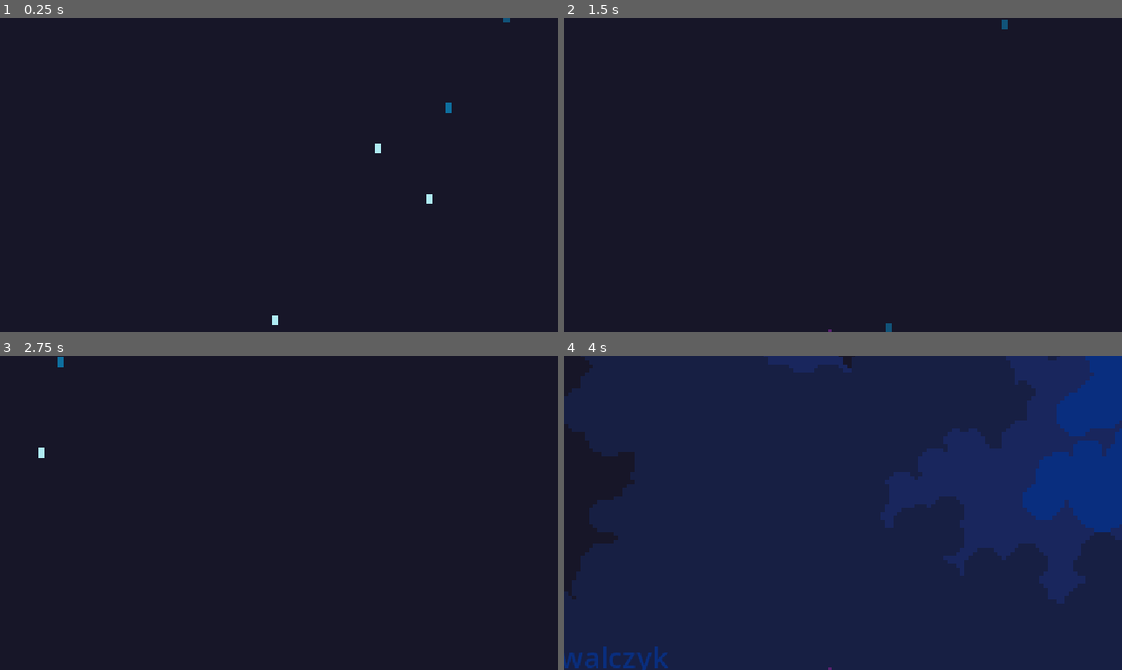
Above: before the commit, frames 1-4 (two rows, left to right).
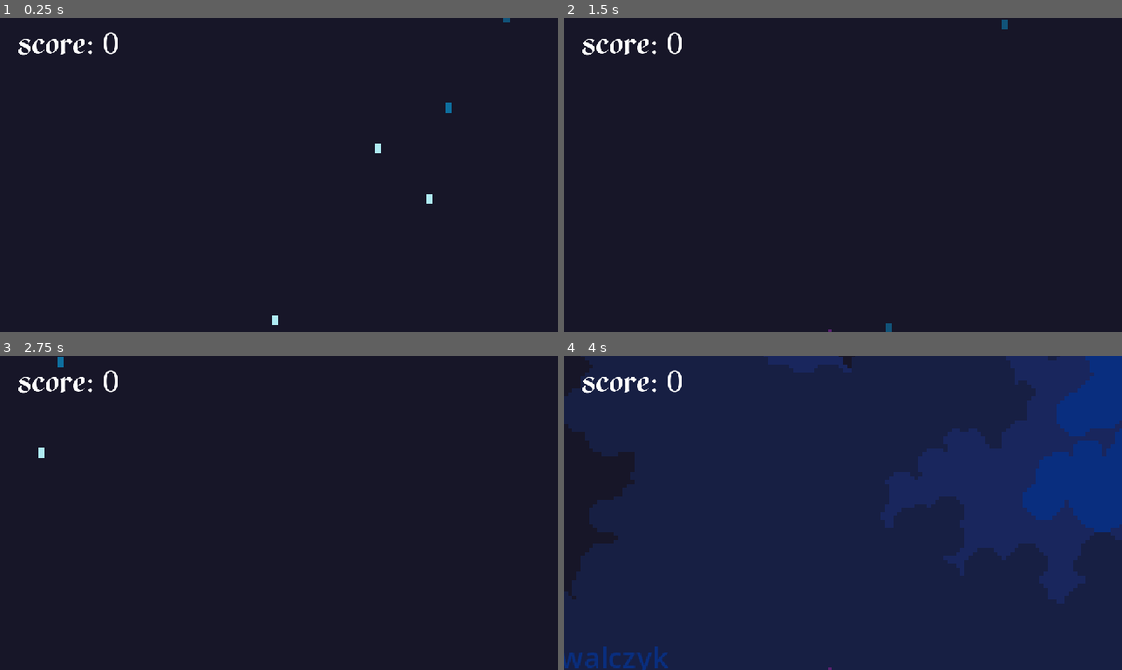
Above: after the commit, the same moments.

Repository: xoxosykes/witchpath
Game: Godot game, scene res://Sceny/moon_level.tscn
The game is run twice, just before and just after one commit, with the same random seed, the same clock (stepped at 60 frames per second) and the same inputs. This scene is started directly instead of the project's main scene.
Inputs (mouse positions are in pixels of both pictures, inside the frame that each line leads up to):
- Up to frame 1 (0.25 s): no input
- Up to frame 2 (1.5 s): tap Enter (ui_accept) at 0.5, 0.77 s; move the mouse to (965, 159) at 0.52 s; hold E (interact) 0.53-1.28 s; hold Right (ui_right) from 0.53 s (still down); click (965, 159) at 0.67 s; move the mouse to (731, 190) at 1.27 s; tap F (toggle_magic_sense) at 1.35 s
- Up to frame 3 (2.75 s): tap Enter (ui_accept) at 1.52, 2 s; move the mouse to (334, 443) at 2.02 s; release Right (ui_right) at 2.03 s; hold Left (ui_left) from 2.03 s (still down); hold E (interact) from 2.03 s (still down)
- Up to frame 4 (4 s): move the mouse to (815, 575) at 2.77 s; release Left (ui_left) at 2.78 s; release E (interact) at 2.78 s; hold Right (ui_right) from 2.78 s (still down); tap F (toggle_magic_sense) at 2.85 s; click (815, 575) at 2.92 s; tap Enter (ui_accept) at 3.02, 3.77 s; move the mouse to (1010, 560) at 3.52 s; hold E (interact) from 3.53 s (still down)

The runs differ from the first frame. In frame 1, 0.4% of the frame differs, in the area x 3-22%, y 4-12%; in frame 2, 0.4%; in frame 3, 0.4%; in frame 4, 0.4%.

Commit message:
score zostal uczynion

Diff:
--- /dev/null
+++ b/Sceny/coin_display.gd
@@ -0,0 +1,9 @@
+extends Label
+
+
+func _ready():
+	text = "score: 0"
+	EventController.connect("coin_collected",_on_coin_collected)
+
+func _on_coin_collected(total_coins):
+	text = "score: " + str(total_coins)
--- a/Sceny/moon_level.tscn
+++ b/Sceny/moon_level.tscn
@@ -16,6 +16,7 @@
 [ext_resource type="PackedScene" uid="uid://ddbfdps7on4cd" path="res://Sceny/portal.tscn" id="15_ak10j"]
 [ext_resource type="PackedScene" uid="uid://fb2n3qmo7pac" path="res://Sceny/bozek_ksiezyca.tscn" id="16_if4cw"]
 [ext_resource type="FontFile" uid="uid://bo14usnt6i2u7" path="res://Assety (testowe)/MenuAssets/Varnyx-Regular.ttf" id="16_r87p4"]
+[ext_resource type="Script" uid="uid://c2snhc48troab" path="res://Sceny/coin_display.gd" id="17_r87p4"]
 
 [sub_resource type="TileSetAtlasSource" id="TileSetAtlasSource_jgh3b"]
 texture = ExtResource("4_apefv")
@@ -4221,6 +4222,10 @@
 font_size = 24
 font_color = Color(0.03529412, 0.18039216, 0.49803922, 1)
 
+[sub_resource type="LabelSettings" id="LabelSettings_0kn6c"]
+font = ExtResource("16_r87p4")
+font_size = 49
+
 [node name="moon_level" type="Node2D"]
 
 [node name="Moon_paralax" type="Parallax2D" parent="."]
@@ -4691,4 +4696,23 @@
 text = "Oliwia Kowalczyk"
 label_settings = SubResource("LabelSettings_if4cw")
 
+[node name="CanvasLayer" type="CanvasLayer" parent="."]
+
+[node name="Control" type="Control" parent="CanvasLayer"]
+layout_mode = 3
+anchors_preset = 0
+offset_right = 40.0
+offset_bottom = 40.0
+
+[node name="CoinDisplay" type="Label" parent="CanvasLayer/Control"]
+layout_mode = 0
+offset_left = 20.0
+offset_top = 15.0
+offset_right = 160.0
+offset_bottom = 81.0
+scale = Vector2(0.6668746, 0.6668746)
+text = "score: "
+label_settings = SubResource("LabelSettings_0kn6c")
+script = ExtResource("17_r87p4")
+
 [connection signal="body_entered" from="zones/killzone" to="zones/killzone" method="_on_body_entered"]
--- /dev/null
+++ b/scripts/strefa_umieranka.gd
@@ -0,0 +1,5 @@
+extends Area2D
+
+
+func _on_body_entered(body: Wiedzma) -> void:
+	body.global_position = Vector2(2213,229)
Not shown, added: Sceny/coin_display.gd.uid
Not shown: 1 places in Sceny/moon_level.tscn that only renumber resources
Not shown, changed: Sceny/nature_level.tscn
Not shown, changed: Sceny/water_level.tscn
Not shown, added: scripts/strefa_umieranka.gd.uid
